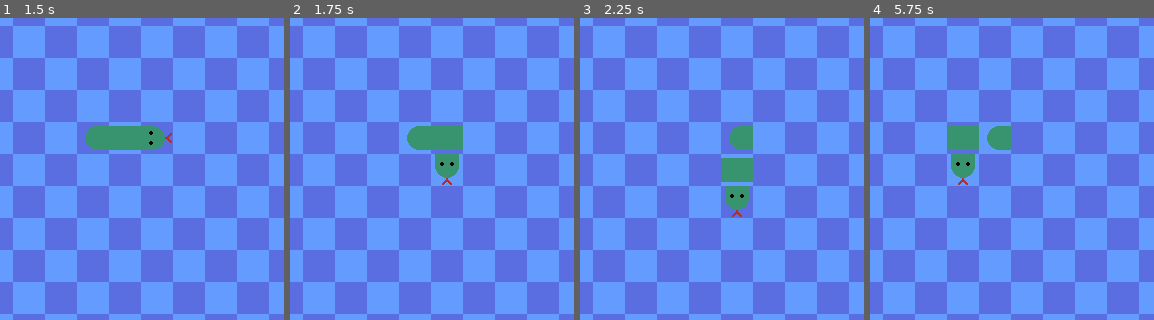
Above: before the commit, frames 1-4 (left to right).
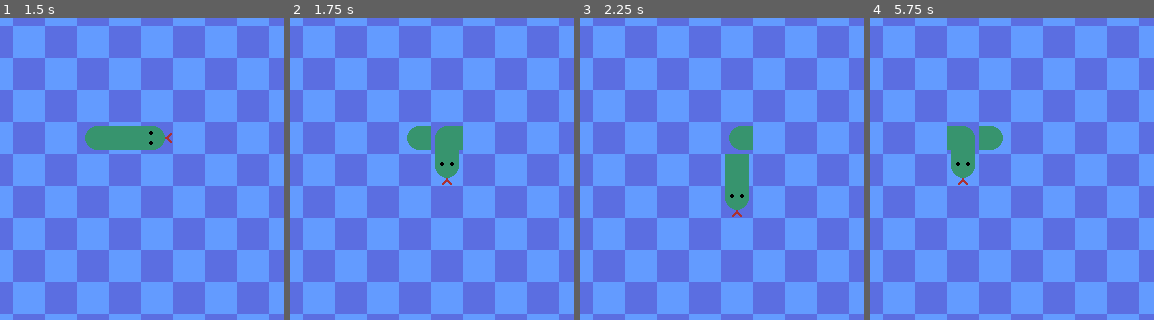
Above: after the commit, the same moments.

Repository: conor-wilson/snake
Game: Godot game, scene res://scenes/snake.tscn
Two runs of this game, one before a commit and one after it. Both use one fixed random seed, a clock stepped at 60 frames per second and the inputs below.
Inputs:
- Up to frame 1 (1.5 s): tap Enter at 0.5 s; hold Right (move_right) 0.53-1.28 s; hold Down (move_down) from 1.28 s (still down)
- Up to frame 2 (1.75 s): keep holding Down (move_down)
- Up to frame 3 (2.25 s): tap Space at 2 s; release Down (move_down) at 2.03 s; hold Right (move_right) from 2.03 s (still down)
- Up to frame 4 (5.75 s): release Right (move_right) at 2.78 s; hold Up (move_up) 2.78-3.53 s; tap Enter at 3.5 s; hold Left (move_left) 3.53-5.03 s; tap Space at 5 s; hold Down (move_down) from 5.03 s (still down)
The pictures show only the part of the screen within x 42-92%, y 36-86%; the shares and areas given below are measured in that part.

Frame 1 is identical in both runs. In frame 2, 0.3% of the frame differs, in the area x 49-60%, y 35-46%; in frame 3, 0.4%; in frame 4, 0.9%, in the area x 28-50%, y 35-46%.

Commit message:
Improved snake tile direction rotation using new snakeTileDirections array var

Diff:
--- a/scenes/snake.gd
+++ b/scenes/snake.gd
@@ -2,6 +2,7 @@
 
 
 var snakeTiles : Array   # The array of coordinates that the snake occupies
+var snakeTileDirections : Array
 var direction  : Vector2 # The cardinal direction of the snake's head
 
 # Called when the node enters the scene tree for the first time.
@@ -10,6 +11,7 @@
 	# Set the snake and apple to their starting positions
 	direction = Vector2.RIGHT
 	snakeTiles = [Vector2i(11, 10), Vector2i(10, 10), Vector2i(9, 10)]
+	snakeTileDirections = [Vector2.RIGHT, Vector2.RIGHT, Vector2.RIGHT]
 	renderNewSnake()
 	set_apple_cell()
 
@@ -21,23 +23,23 @@
 func renderNewSnake():
 
 	# Render head
-	set_head_cell(snakeTiles[0], Vector2.RIGHT)
+	set_head_cell(snakeTiles[0], snakeTileDirections[0])
 
 	# Render body
 	var len = snakeTiles.size()
 	for i in range(len-2):
-		set_body_cell(snakeTiles[i+1], Vector2.LEFT, Vector2.RIGHT)
+		set_body_cell(snakeTiles[i+1], snakeTileDirections[i], snakeTileDirections[i+1])
 
 	# Render tail
-	set_tail_cell(snakeTiles[len-1], Vector2.RIGHT)
+	set_tail_cell(snakeTiles[len-1], snakeTileDirections[len-1])
 
 # TODO: Descriptor
 # TODO: Change the direction vectors to not always be Vector2.RIGHT
 func renderSnakeUpdate(oldTailCoords: Vector2i = Vector2i(-1,-1)):
 	erase_cell(1, oldTailCoords)
-	set_head_cell(snakeTiles[0], direction)
-	set_body_cell(snakeTiles[1], Vector2.LEFT, Vector2.RIGHT)
-	set_tail_cell(snakeTiles[snakeTiles.size()-1], Vector2.RIGHT)
+	set_head_cell(snakeTiles[0], snakeTileDirections[0])
+	set_body_cell(snakeTiles[1], snakeTileDirections[0], snakeTileDirections[1])
+	set_tail_cell(snakeTiles[snakeTiles.size()-1], snakeTileDirections[snakeTileDirections.size()-1])
 
 
 ## ------------- Snake Movement Functions -------------- ##
@@ -73,6 +75,7 @@
 	# Case where the snake eats the apple
 	if get_cell_atlas_coords(1, newHeadCoords) == Vector2i(2,1):
 		snakeTiles.push_front(newHeadCoords)
+		snakeTileDirections.push_front(direction)
 		renderSnakeUpdate()
 		set_apple_cell()
 
@@ -84,6 +87,8 @@
 	# Case where the snake hits nothing
 	else:
 		snakeTiles.push_front(newHeadCoords) # TODO: Is this repeated code okay?
+		snakeTileDirections.push_front(direction)
+		snakeTileDirections.pop_back()
 		renderSnakeUpdate(snakeTiles.pop_back())
 
 
@@ -98,8 +103,8 @@
 func set_body_cell(coords: Vector2i, dir1: Vector2, dir2: Vector2):
 	var vSum = dir1+dir2
 
-	if vSum.length() == 0:
-		# The direction vectors are exactly opposite. This must be a straight body tile.
+	if vSum.length() == 0 || vSum.length() == 2:
+		# The direction vectors are the same or exactly opposite. This must be a straight body tile.
 		var altID = cardinal_to_alt_id(dir1)
 		set_cell(1, coords, 0, Vector2(4,0), (altID-1)%2+1)
 	else:
@@ -139,13 +144,13 @@
 func cardinal_to_corner_alt_id(direction: Vector2) -> int:
 
 	var altID = 0
-	if direction == Vector2.UP + Vector2.RIGHT:
+	if direction.angle() == (Vector2.UP + Vector2.RIGHT).angle():
 		altID = 1
-	elif direction == Vector2.RIGHT + Vector2.DOWN:
+	elif direction.angle() == (Vector2.RIGHT + Vector2.DOWN).angle():
 		altID = 2
-	elif direction == Vector2.DOWN + Vector2.LEFT:
+	elif direction.angle() == (Vector2.DOWN + Vector2.LEFT).angle():
 		altID = 3
-	elif direction == Vector2.LEFT + Vector2.UP:
+	elif direction.angle() == (Vector2.LEFT + Vector2.UP).angle():
 		altID = 4
 	else:
 		print_debug("invalid direction input to cardinal_to_corner_alt_id():", direction)
--- a/scenes/snake_tiles.tres
+++ b/scenes/snake_tiles.tres
@@ -63,6 +63,8 @@
 4:3/0 = 0
 5:3/0 = 0
 
+[sub_resource type="TileSetScenesCollectionSource" id="TileSetScenesCollectionSource_bwono"]
+
 [resource]
 tile_size = Vector2i(32, 32)
 custom_data_layer_0/name = "front"
@@ -70,4 +72,5 @@
 custom_data_layer_1/name = "back"
 custom_data_layer_1/type = 5
 sources/0 = SubResource("TileSetAtlasSource_16y6t")
+sources/1 = SubResource("TileSetScenesCollectionSource_bwono")
 pattern_0 = SubResource("TileMapPattern_u6t0o")
Not shown: 1 places in scenes/snake_tiles.tres that only renumber resources
